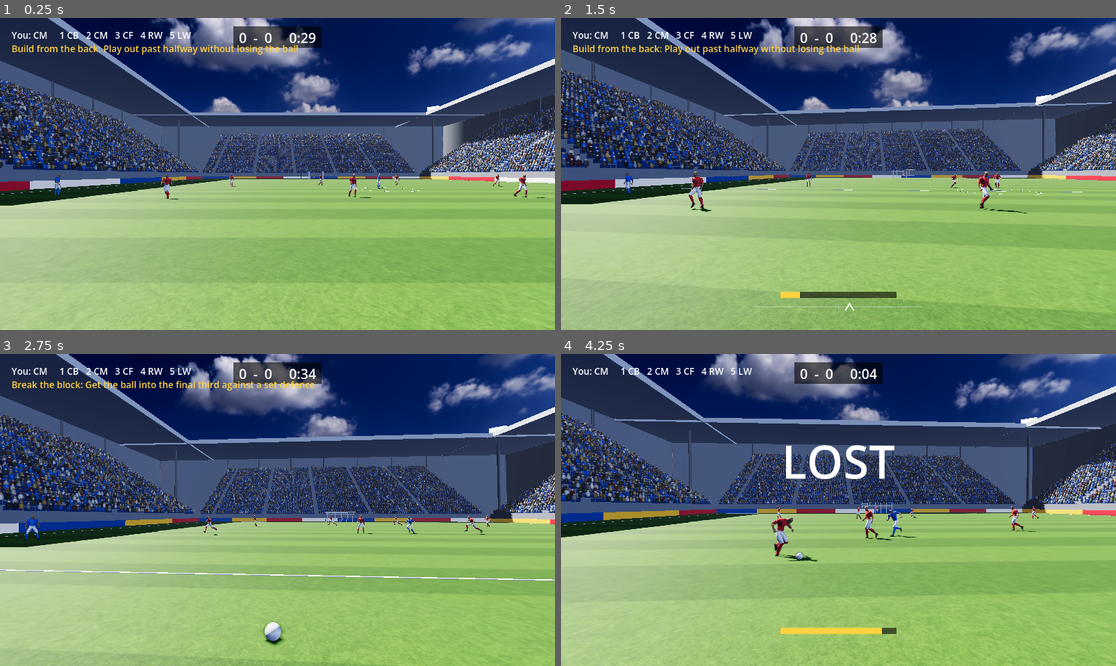
Above: before the commit, frames 1-4 (two rows, left to right).
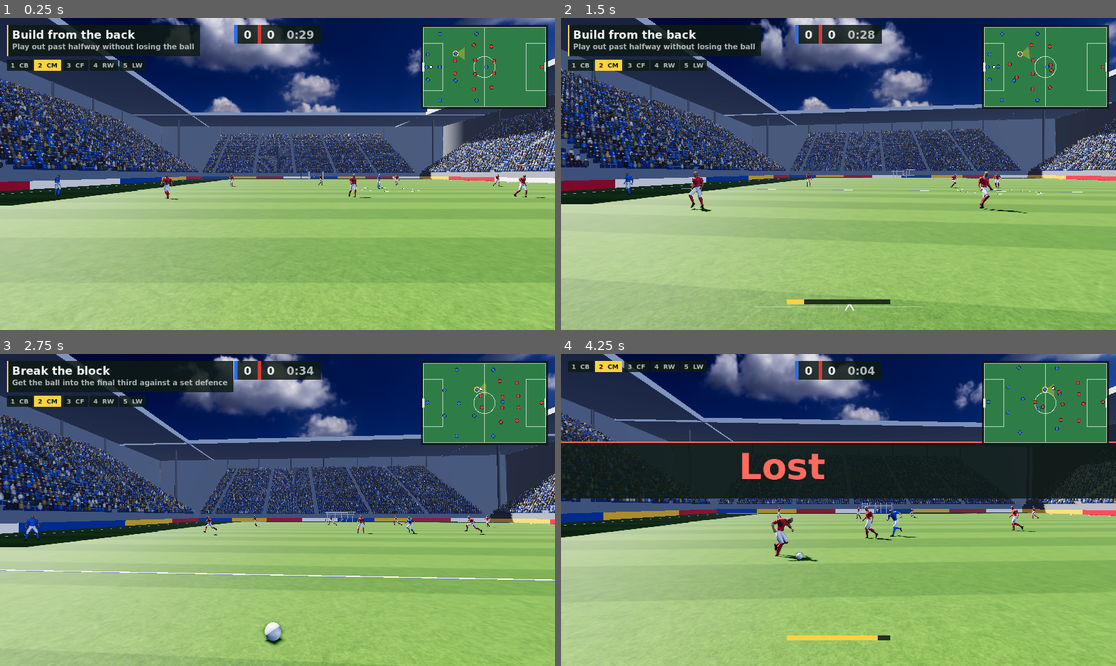
Above: after the commit, the same moments.

Repository: Nachiket115/footyiq
Game: Godot game, scene res://sim/match_world.tscn
Same seed, same stepped clock (60 frames per second), same inputs: the game is played once before the commit and once after it.
Inputs (mouse positions are in pixels of both pictures, inside the frame that each line leads up to):
- Up to frame 1 (0.25 s): no input
- Up to frame 2 (1.5 s): move the mouse to (866, 174) at 0.52 s; hold Q (align) 0.53-1.28 s; hold W (move_forward) from 0.53 s (still down); click (866, 174) at 0.67 s; move the mouse to (810, 174) at 1.27 s; tap Space (lob) at 1.35 s; click (810, 174) at 1.42 s
- Up to frame 3 (2.75 s): keep holding W (move_forward); move the mouse to (288, 503) at 2.02 s; hold N (next_scenario) from 2.03 s (still down); click (288, 503) at 2.17 s
- Up to frame 4 (4.25 s): keep holding W (move_forward); move the mouse to (832, 516) at 2.77 s; release N (next_scenario) at 2.78 s; click (832, 516) at 2.85 s; move the mouse to (877, 513) at 3.52 s; hold Right mouse button (shoot) from 3.53 s (still down); click (877, 513) at 3.67 s

The runs differ from the first frame. In frame 1, 12% of the frame differs, in the area x 1-99%, y 2-30%; in frame 2, 12%; in frame 3, 12%; in frame 4, 25%, in the area x 0-100%, y 2-92%.

Commit message:
feat(ui): add minimap and redesign hud to scale with the window

Diff:
--- a/config/tuning.json
+++ b/config/tuning.json
@@ -405,18 +405,48 @@
 		"crowd": {"seconds": 4.0, "brightness": 0.08, "volume_db": -20.0}
 	},
 	"hud": {
+		"minimap": {
+			"reference_height": 720.0,
+			"width_frac": 0.22,
+			"margin": 16.0,
+			"pad": 6.0,
+			"dot": 3.6,
+			"ball_dot": 2.6,
+			"view_length": 26.0,
+			"view_cone_deg": 70.0,
+			"circle_frac": 0.087,
+			"box_depth_frac": 0.157,
+			"box_width_frac": 0.593,
+			"panel_color": "#0e1a14d9",
+			"pitch_color": "#2f7d46",
+			"line_color": "#f5f7f2b3",
+			"outline_color": "#0e1a14",
+			"you_color": "#ffd23f",
+			"ball_color": "#ffffff"
+		},
 		"match": {
-			"font_size": 28,
-			"banner_size": 96,
+			"reference_height": 720.0,
+			"fonts": ["Avenir Next Condensed", "DIN Condensed", "Arial Narrow", "sans-serif"],
+			"font_weight": 600,
+			"title_size": 26.0,
+			"text_size": 17.0,
+			"chip_size": 15.0,
+			"banner_size": 84.0,
+			"result_width": 460.0,
 			"banner_s": 2.0,
-			"margin": 24.0,
+			"margin": 16.0,
 			"bar_width": 240.0,
-			"bar_height": 14.0,
-			"bar_bottom": 80.0,
-			"marker_size": 12.0,
+			"bar_height": 10.0,
+			"bar_bottom": 70.0,
+			"marker_size": 10.0,
 			"marker_lift": 0.45,
-			"text_color": "#ffffff",
-			"shade_color": "#00000099",
+			"text_color": "#f5f7f2",
+			"dim_color": "#f5f7f2b8",
+			"ink_color": "#0e1a14",
+			"panel_color": "#0e1a14d9",
+			"track_color": "#f5f7f22e",
+			"won_color": "#7be495",
+			"lost_color": "#ff6b5e",
 			"you_color": "#ffd23f",
 			"pass_color": "#4ade80",
 			"switch_color": "#ffffff88"
--- a/core/scenario.gd
+++ b/core/scenario.gd
@@ -39,8 +39,8 @@
 	return ""
 
 
-static func summary(score: Dictionary, start_s := 0.0) -> Array[String]:
-	var lines: Array[String] = []
+static func bars(score: Dictionary) -> Array:
+	var out := []
 	for kind: Array in [["structure", "Shape"], ["run", "Runs"], ["duty", "Duties"]]:
 		var cells: Dictionary = score.get(kind[0], {})
 		if cells.is_empty():
@@ -48,7 +48,12 @@
 		var total := 0.0
 		for phase: String in cells:
 			total += cells[phase]
-		lines.append("%s  %d%%" % [kind[1], roundi(100.0 * total / cells.size())])
+		out.append([kind[1], total / cells.size()])
+	return out
+
+
+static func misses(score: Dictionary, start_s := 0.0) -> Array:
+	var out := []
 	for miss: Dictionary in score.get("missed_triggers", []):
-		lines.append("Missed at %.0f s: %s after %s" % [miss.t - start_s, miss.response.replace("_", " "), miss.trigger.replace("_", " ")])
-	return lines
+		out.append("Missed at %.0f s: %s after %s" % [miss.t - start_s, miss.response.replace("_", " "), miss.trigger.replace("_", " ")])
+	return out
--- a/sim/match_world.gd
+++ b/sim/match_world.gd
@@ -20,6 +20,7 @@
 const Meshes = preload("res://sim/meshes.gd")
 const BodyIndicator = preload("res://ui/body_indicator.gd")
 const Hud = preload("res://ui/hud.gd")
+const Minimap = preload("res://ui/minimap.gd")
 const Sounds = preload("res://sim/sounds.gd")
 
 const VIEWS := ["chase", "first", "spectator"]
@@ -44,6 +45,7 @@
 var _view := "chase"
 var _drill: Dictionary
 var _hud: Hud
+var _minimap: Minimap
 var _sounds: Sounds
 var _banner_until_ms := 0
 var _banner := "GOAL"
@@ -100,8 +102,12 @@
 	add_child(hud)
 	_body_indicator = BodyIndicator.new(t.hud.body_indicator, deg_to_rad(t.player.head_yaw_limit_deg))
 	hud.add_child(_body_indicator)
-	_hud = Hud.new(t.hud.match)
+	_hud = Hud.new(t.hud.match, t.visual.team_colors)
 	hud.add_child(_hud)
+	_minimap = Minimap.new(t.hud.minimap, t.visual.team_colors)
+	_minimap.set_anchors_preset(Control.PRESET_FULL_RECT)
+	_minimap.state = state
+	hud.add_child(_minimap)
 	_sounds = Sounds.new(t.audio)
 	add_child(_sounds)
 	_controller.cam_yaw = state.player_by_id(controlled_id).body_yaw
@@ -245,7 +251,8 @@
 	_bots.human_id = controlled_id
 	_frames.clear()
 	_scenario_tick = state.tick
-	_hud.lines = []
+	_hud.bars = []
+	_hud.misses = []
 	_sounds.play("whistle")
 	_remember()
 
@@ -255,7 +262,8 @@
 	var me := state.player_by_id(controlled_id)
 	var score := Tactic.score_role(_frames, _drill.team_roles[me.team][me.role], {"player_id": controlled_id, "tuning": t})
 	_banner = result.to_upper()
-	_hud.lines = Scenario.summary(score, _scenario_tick / t.sim.tick_rate)
+	_hud.bars = Scenario.bars(score)
+	_hud.misses = Scenario.misses(score, _scenario_tick / t.sim.tick_rate)
 	_banner_until_ms = Time.get_ticks_msec() + int(t.play.result_s * 1000.0)
 	_paused_until_ms = _banner_until_ms
 	_scenario_index = -1
@@ -278,16 +286,18 @@
 	var t: Dictionary = cfg["tuning"]
 	_hud.score = state.score
 	_hud.seconds = state.tick / t.sim.tick_rate
-	var task := ""
+	_hud.time_left = -1.0
+	_hud.title = ""
 	if not _scenarios.is_empty() and _scenario_index != -1:
-		_hud.seconds = maxf(0.0, _scenario().time_s - (state.tick - _scenario_tick) / t.sim.tick_rate)
-		task = "%s: %s" % [_scenario().title, _scenario().goal]
+		_hud.time_left = maxf(0.0, _scenario().time_s - (state.tick - _scenario_tick) / t.sim.tick_rate)
+		_hud.title = _scenario().title
+		_hud.goal = _scenario().goal
 	_hud.charge = _controller.charge
-	var keys := []
-	for i in _drill.get("positions", []).size():
-		keys.append("%d %s" % [i + 1, _drill.positions[i].to_upper()])
-	_hud.info = "You: %s     %s" % [state.player_by_id(controlled_id).role.to_upper(), "   ".join(keys)]
-	_hud.task = task
+	var me := state.player_by_id(controlled_id)
+	_minimap.you = controlled_id
+	_minimap.view_yaw = me.body_yaw + _controller.view_yaw if _view == "first" else _controller.cam_yaw
+	_hud.role = me.role.to_upper()
+	_hud.positions = _drill.get("positions", []).map(func(name: String) -> String: return name.to_upper())
 	_hud.banner = _banner if Time.get_ticks_msec() < _banner_until_ms else ""
 	var marked := {controlled_id: "you_color"}
 	if state.ball.owner_id == controlled_id:
--- /dev/null
+++ b/tests/test_minimap.gd
@@ -0,0 +1,18 @@
+extends "res://tests/case.gd"
+
+const Config = preload("res://core/config.gd")
+const WorldState = preload("res://core/world_state.gd")
+const Minimap = preload("res://ui/minimap.gd")
+
+var t: Dictionary = Config.load_all("res://config")["tuning"]
+
+
+func test_pitch_positions_map_onto_the_minimap_area() -> void:
+	var map := Minimap.new(t.hud.minimap, t.visual.team_colors)
+	map.state = WorldState.new()
+	map.state.pitch = {"length": 100.0, "width": 60.0, "goal_width": 7.0}
+	var area := Rect2(10.0, 20.0, 200.0, 120.0)
+	check_eq(map.to_map(Vector2.ZERO, area), Vector2(110.0, 80.0), "centre spot")
+	check_eq(map.to_map(Vector2(-50.0, -30.0), area), Vector2(10.0, 20.0), "own left corner is the top-left")
+	check_eq(map.to_map(Vector2(50.0, 30.0), area), Vector2(210.0, 140.0), "far right corner is the bottom-right")
+	map.free()
--- a/tests/test_scenario.gd
+++ b/tests/test_scenario.gd
@@ -64,6 +64,7 @@
 	check_eq(Scenario.outcome(press, state, 1.0), "won", "we won the ball")
 
 
-func test_summary_lists_percentages_and_missed_triggers() -> void:
-	var lines := Scenario.summary({"structure": {"build_up": 1.0, "press": 0.5}, "run": {}, "duty": {"press": 0.0}, "missed_triggers": [{"t": 4.2, "trigger": "possession_lost", "response": "run_back"}]})
-	check_eq(lines, ["Shape  75%", "Duties  0%", "Missed at 4 s: run back after possession lost"] as Array[String], "summary")
+func test_result_gives_a_bar_per_score_and_a_line_per_missed_trigger() -> void:
+	var score := {"structure": {"build_up": 1.0, "press": 0.5}, "run": {}, "duty": {"press": 0.0}, "missed_triggers": [{"t": 14.2, "trigger": "possession_lost", "response": "run_back"}]}
+	check_eq(Scenario.bars(score), [["Shape", 0.75], ["Duties", 0.0]], "bars skip kinds with no samples")
+	check_eq(Scenario.misses(score, 10.0), ["Missed at 4 s: run back after possession lost"], "times count from the scenario start")
--- a/ui/hud.gd
+++ b/ui/hud.gd
@@ -2,19 +2,28 @@
 
 var score: Array = [0, 0]
 var seconds := 0.0
+var time_left := -1.0
 var charge := 0.0
 var banner := ""
-var info := ""
-var task := ""
-var lines: Array[String] = []
+var role := ""
+var positions: Array = []
+var title := ""
+var goal := ""
+var bars: Array = []
+var misses: Array = []
 var markers := []
 
 var _s: Dictionary
-var _font := ThemeDB.fallback_font
+var _teams: Array
+var _font := SystemFont.new()
+var _k := 1.0
 
 
-func _init(settings: Dictionary) -> void:
+func _init(settings: Dictionary, team_colors: Array) -> void:
 	_s = settings
+	_teams = team_colors
+	_font.font_names = PackedStringArray(settings.fonts)
+	_font.font_weight = int(settings.font_weight)
 	set_anchors_preset(Control.PRESET_FULL_RECT)
 	mouse_filter = Control.MOUSE_FILTER_IGNORE
 
@@ -24,33 +33,102 @@
 
 
 func _draw() -> void:
-	var text := Color(_s.text_color as String)
-	var shade := Color(_s.shade_color as String)
-	var line := "%d  -  %d     %d:%02d" % [score[0], score[1], int(seconds) / 60, int(seconds) % 60]
-	var width := _font.get_string_size(line, HORIZONTAL_ALIGNMENT_LEFT, -1, _s.font_size).x
-	var top := Vector2((size.x - width) * 0.5, _s.margin)
-	draw_rect(Rect2(top - Vector2(12.0, 6.0), Vector2(width + 24.0, _s.font_size + 16.0)), shade)
-	draw_string(_font, top + Vector2(0.0, _s.font_size), line, HORIZONTAL_ALIGNMENT_LEFT, -1, _s.font_size, text)
-
-	draw_string(_font, Vector2(_s.margin, _s.margin + _s.font_size * 0.7), info, HORIZONTAL_ALIGNMENT_LEFT, -1, int(_s.font_size * 0.7), text)
-
-	draw_string(_font, Vector2(_s.margin, _s.margin + _s.font_size * 1.7), task, HORIZONTAL_ALIGNMENT_LEFT, -1, int(_s.font_size * 0.7), Color(_s.you_color as String))
-
+	_k = size.y / _s.reference_height
+	_task_card()
+	_scoreboard()
 	if charge > 0.0:
-		var bar := Rect2((size.x - _s.bar_width) * 0.5, size.y - _s.bar_bottom, _s.bar_width, _s.bar_height)
-		draw_rect(bar, shade)
-		draw_rect(Rect2(bar.position, Vector2(bar.size.x * charge, bar.size.y)), Color(_s.you_color as String))
-
+		var bar := Rect2((size.x - _s.bar_width * _k) * 0.5, size.y - _s.bar_bottom * _k, _s.bar_width * _k, _s.bar_height * _k)
+		draw_rect(bar, _c("panel_color"))
+		draw_rect(Rect2(bar.position, Vector2(bar.size.x * charge, bar.size.y)), _c("you_color"))
 	if banner != "":
-		var big := _font.get_string_size(banner, HORIZONTAL_ALIGNMENT_LEFT, -1, _s.banner_size)
-		draw_string(_font, Vector2((size.x - big.x) * 0.5, size.y * 0.4), banner, HORIZONTAL_ALIGNMENT_LEFT, -1, _s.banner_size, text)
-		for i in lines.size():
-			var wide := _font.get_string_size(lines[i], HORIZONTAL_ALIGNMENT_LEFT, -1, _s.font_size).x
-			var at := Vector2((size.x - wide) * 0.5, size.y * 0.4 + (i + 1.5) * _s.font_size * 1.4)
-			draw_rect(Rect2(at - Vector2(8.0, _s.font_size), Vector2(wide + 16.0, _s.font_size * 1.3)), shade)
-			draw_string(_font, at, lines[i], HORIZONTAL_ALIGNMENT_LEFT, -1, _s.font_size, text)
-
-	var m: float = _s.marker_size
+		_result()
+	var m: float = _s.marker_size * _k
 	for marker: Array in markers:
 		var tip: Vector2 = marker[0]
-		draw_colored_polygon([tip, tip + Vector2(-m * 0.7, -m), tip + Vector2(m * 0.7, -m)], Color(_s[marker[1]] as String))
+		draw_colored_polygon([tip, tip + Vector2(-m * 0.7, -m), tip + Vector2(m * 0.7, -m)], _c(marker[1]))
+
+
+func _task_card() -> void:
+	var m: float = _s.margin * _k
+	var pad := 12.0 * _k
+	var y := m
+	if title != "":
+		var big := int(_s.title_size * _k)
+		var small := int(_s.text_size * _k)
+		var width := maxf(_width(title, big), _width(goal, small)) + pad * 2.0
+		var card := Rect2(m, y, width, big + small + pad * 2.5)
+		draw_rect(card, _c("panel_color"))
+		draw_rect(Rect2(card.position, Vector2(4.0 * _k, card.size.y)), _c("you_color"))
+		_text(Vector2(m + pad, y + pad + big * 0.8), title, big, _c("text_color"))
+		_text(Vector2(m + pad, y + pad * 1.5 + big + small * 0.8), goal, small, _c("dim_color"))
+		y = card.end.y + 8.0 * _k
+	var chip := int(_s.chip_size * _k)
+	var x := m
+	for i in positions.size():
+		var label := "%d  %s" % [i + 1, positions[i]]
+		var mine: bool = positions[i] == role
+		var box := Rect2(x, y, _width(label, chip) + pad * 1.4, chip * 1.8)
+		draw_rect(box, _c("you_color") if mine else _c("panel_color"))
+		_text(box.position + Vector2(pad * 0.7, chip * 1.3), label, chip, _c("ink_color") if mine else _c("dim_color"))
+		x = box.end.x + 4.0 * _k
+	if not positions.has(role) and role != "":
+		_text(Vector2(x + pad, y + chip * 1.3), role, chip, _c("you_color"))
+
+
+func _scoreboard() -> void:
+	var big := int(_s.title_size * _k)
+	var clock := time_left if time_left >= 0.0 else seconds
+	var parts := [str(score[0]), str(score[1]), "%d:%02d" % [int(clock) / 60, int(clock) % 60]]
+	var gap := 14.0 * _k
+	var flag := 8.0 * _k
+	var width := flag * 2.0 + gap * 6.0 + _width(parts[0], big) + _width(parts[1], big) + _width(parts[2], big)
+	var board := Rect2((size.x - width) * 0.5, _s.margin * _k, width, big * 1.7)
+	draw_rect(board, _c("panel_color"))
+	var base := board.position.y + big * 1.25
+	var x := board.position.x
+	draw_rect(Rect2(x, board.position.y, flag, board.size.y), Color(_teams[0] as String))
+	x += flag + gap
+	x += _text(Vector2(x, base), parts[0], big, _c("text_color")) + gap
+	draw_rect(Rect2(x, board.position.y, flag, board.size.y), Color(_teams[1] as String))
+	x += flag + gap
+	x += _text(Vector2(x, base), parts[1], big, _c("text_color")) + gap * 2.0
+	_text(Vector2(x, base), parts[2], big, _c("you_color") if time_left >= 0.0 and time_left < 5.0 else _c("dim_color"))
+
+
+func _result() -> void:
+	var huge := int(_s.banner_size * _k)
+	var row := int(_s.title_size * _k)
+	var small := int(_s.text_size * _k)
+	var column: float = _s.result_width * _k
+	var left := (size.x - column) * 0.5
+	var height := huge * 1.3 + bars.size() * row * 1.7 + misses.size() * small * 1.6 + 24.0 * _k
+	var top := size.y * 0.28
+	draw_rect(Rect2(0.0, top, size.x, height), _c("panel_color"))
+	var tone := _c("lost_color") if banner == "LOST" else _c("won_color")
+	draw_rect(Rect2(0.0, top, size.x, 4.0 * _k), tone)
+	_text(Vector2(left, top + huge * 1.05), banner.capitalize(), huge, tone)
+	var y := top + huge * 1.3
+	for bar: Array in bars:
+		var track := Rect2(left + column * 0.3, y + row * 0.45, column * 0.52, row * 0.5)
+		_text(Vector2(left, y + row), bar[0], row, _c("text_color"))
+		draw_rect(track, _c("track_color"))
+		draw_rect(Rect2(track.position, Vector2(track.size.x * bar[1], track.size.y)), tone)
+		var pct := "%d%%" % roundi(bar[1] * 100.0)
+		_text(Vector2(left + column - _width(pct, row), y + row), pct, row, _c("text_color"))
+		y += row * 1.7
+	for miss: String in misses:
+		_text(Vector2(left, y + small), miss, small, _c("dim_color"))
+		y += small * 1.6
+
+
+func _text(at: Vector2, text: String, px: int, color: Color) -> float:
+	draw_string(_font, at, text, HORIZONTAL_ALIGNMENT_LEFT, -1, px, color)
+	return _width(text, px)
+
+
+func _width(text: String, px: int) -> float:
+	return _font.get_string_size(text, HORIZONTAL_ALIGNMENT_LEFT, -1, px).x
+
+
+func _c(key: String) -> Color:
+	return Color(_s[key] as String)
--- /dev/null
+++ b/ui/minimap.gd
@@ -0,0 +1,63 @@
+extends Control
+
+const WorldState = preload("res://core/world_state.gd")
+
+var state: WorldState
+var you := -1
+var view_yaw := 0.0
+
+var _s: Dictionary
+var _teams: Array
+
+
+func _init(settings: Dictionary, team_colors: Array) -> void:
+	_s = settings
+	_teams = team_colors
+	mouse_filter = Control.MOUSE_FILTER_IGNORE
+
+
+func _process(_delta: float) -> void:
+	queue_redraw()
+
+
+func to_map(pos: Vector2, area: Rect2) -> Vector2:
+	var pitch := Vector2(state.pitch.length, state.pitch.width)
+	return area.position + (pos / pitch + Vector2(0.5, 0.5)) * area.size
+
+
+func _draw() -> void:
+	if state == null:
+		return
+	var k: float = size.y / _s.reference_height
+	var width: float = size.x * _s.width_frac
+	var margin: float = _s.margin * k
+	var pad: float = _s.pad * k
+	var area := Rect2(size.x - width - margin - pad, margin + pad, width, width * state.pitch.width / state.pitch.length)
+	var line := Color(_s.line_color as String)
+	var thin: float = maxf(1.0, 1.5 * k)
+	draw_rect(area.grow(pad), Color(_s.panel_color as String))
+	draw_rect(area, Color(_s.pitch_color as String))
+	draw_rect(area, line, false, thin)
+	draw_line(Vector2(area.get_center().x, area.position.y), Vector2(area.get_center().x, area.end.y), line, thin)
+	draw_arc(area.get_center(), area.size.x * _s.circle_frac, 0.0, TAU, 32, line, thin)
+	var box := Vector2(area.size.x * _s.box_depth_frac, area.size.y * _s.box_width_frac)
+	for x: float in [area.position.x, area.end.x - box.x]:
+		draw_rect(Rect2(x, area.get_center().y - box.y * 0.5, box.x, box.y), line, false, thin)
+	var goal: float = area.size.y * state.pitch.goal_width / state.pitch.width
+	for x: float in [area.position.x, area.end.x]:
+		draw_line(Vector2(x, area.get_center().y - goal * 0.5), Vector2(x, area.get_center().y + goal * 0.5), Color(_s.ball_color as String), thin * 2.5)
+
+	var dot: float = _s.dot * k
+	var mine := Color(_s.you_color as String)
+	for player in state.players:
+		var at := to_map(player.pos, area)
+		if player.id == you:
+			var reach: float = _s.view_length * k
+			var half := deg_to_rad(_s.view_cone_deg) * 0.5
+			draw_colored_polygon([at, at + Vector2.from_angle(view_yaw - half) * reach, at + Vector2.from_angle(view_yaw + half) * reach], Color(mine, 0.35))
+			draw_circle(at, dot * 1.9, mine)
+		draw_circle(at, dot * 1.25, Color(_s.outline_color as String))
+		draw_circle(at, dot, Color(_teams[player.team] as String))
+	var ball := to_map(Vector2(state.ball.pos.x, state.ball.pos.z), area)
+	draw_circle(ball, _s.ball_dot * k * 1.4, Color(_s.outline_color as String))
+	draw_circle(ball, _s.ball_dot * k, Color(_s.ball_color as String))
